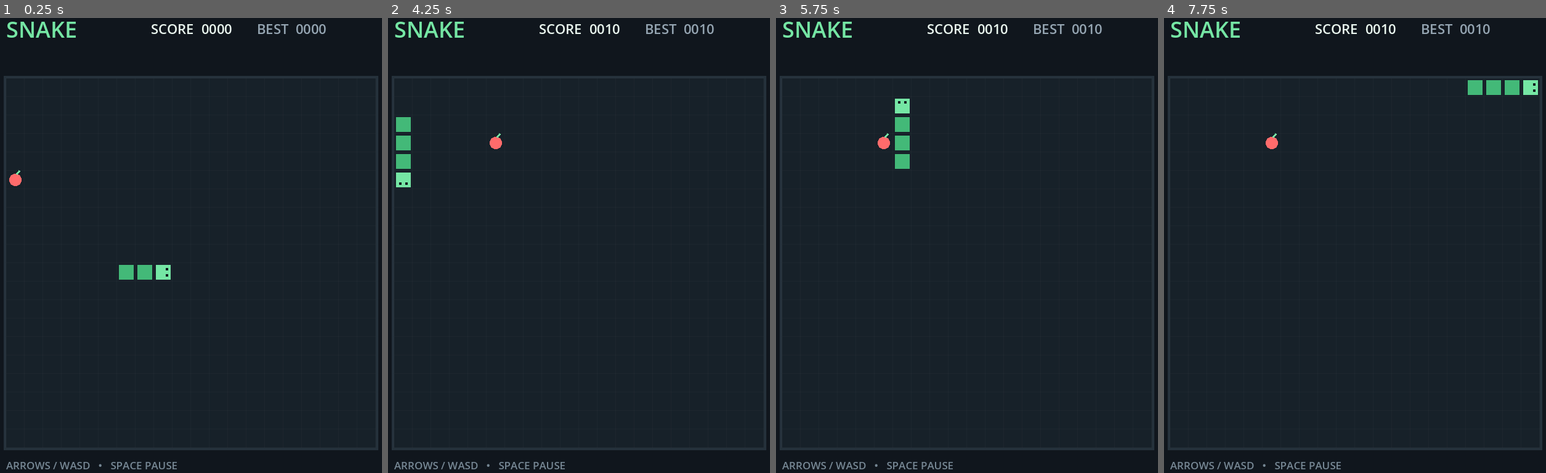
Above: before the commit, frames 1-4 (left to right).
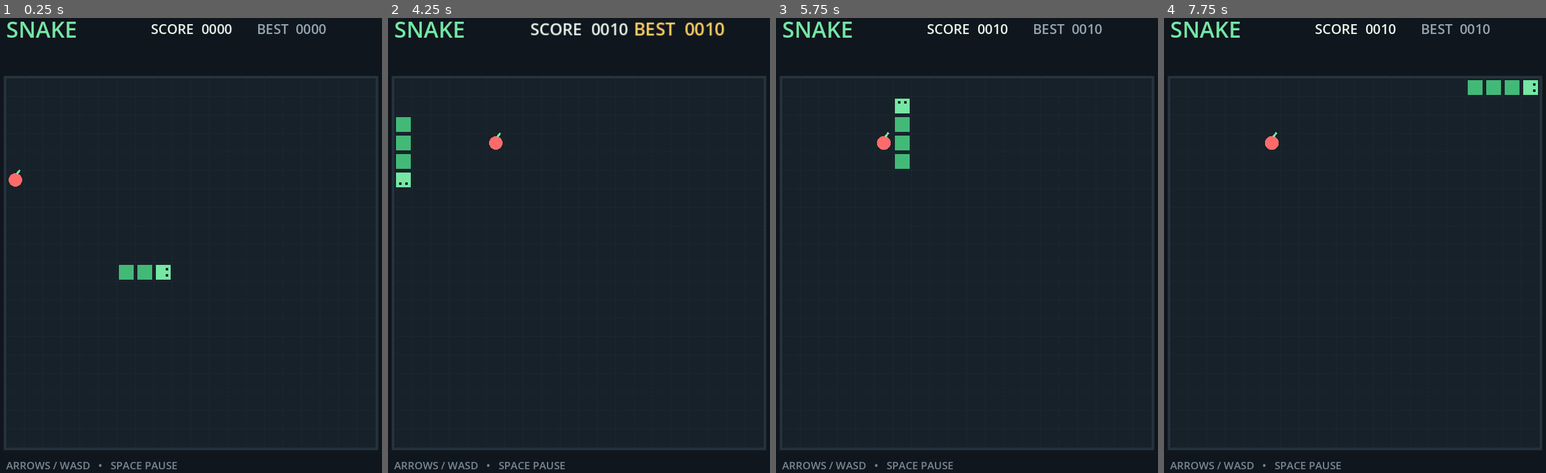
Above: after the commit, the same moments.

Repository: 1iuke/snake
Game: Godot game, scene res://main.tscn
Same seed, same stepped clock (60 frames per second), same inputs: the game is played once before the commit and once after it.
Inputs:
- Up to frame 1 (0.25 s): no input
- Up to frame 2 (4.25 s): tap Enter (restart_game) at 0.5 s; hold W (move_up) 0.53-2.03 s; tap M every 0.75 s from 0.6 to 3.6 s; hold A (move_left) 2.03-3.53 s; hold S (move_down) from 3.53 s (still down)
- Up to frame 3 (5.75 s): release S (move_down) at 4.28 s; hold D (move_right) 4.28-5.03 s; tap M at 4.35, 5.1 s; hold W (move_up) from 5.03 s (still down)
- Up to frame 4 (7.75 s): release W (move_up) at 5.78 s; hold D (move_right) from 5.78 s (still down); tap M at 5.85, 6.6, 7.35 s

The runs differ from the first frame. In frame 1, less than 0.1% of the frame differs, in the area x 2-61%, y 1-38%; in frame 2, 0.9%, in the area x 26-89%, y 0-29%; in frame 3, less than 0.1%; in frame 4, less than 0.1%.

Commit message:
Lesson10: 让游戏对玩家作出回应

Diff:
--- a/food.tscn
+++ b/food.tscn
@@ -2,5 +2,47 @@
 
 [ext_resource type="Script" uid="uid://3mxp20aegpyg" path="res://food.gd" id="1_8txok"]
 
+[sub_resource type="Animation" id="Animation_8txok"]
+length = 0.001
+tracks/0/type = "value"
+tracks/0/imported = false
+tracks/0/enabled = true
+tracks/0/path = NodePath(".:scale")
+tracks/0/interp = 1
+tracks/0/loop_wrap = true
+tracks/0/keys = {
+"times": PackedFloat32Array(0),
+"transitions": PackedFloat32Array(1),
+"update": 0,
+"values": [Vector2(1, 1)]
+}
+
+[sub_resource type="Animation" id="Animation_pohk7"]
+resource_name = "pulse"
+length = 0.9
+loop_mode = 1
+tracks/0/type = "value"
+tracks/0/imported = false
+tracks/0/enabled = true
+tracks/0/path = NodePath(".:scale")
+tracks/0/interp = 1
+tracks/0/loop_wrap = true
+tracks/0/keys = {
+"times": PackedFloat32Array(0, 0.45, 0.9),
+"transitions": PackedFloat32Array(1, 1, 1),
+"update": 0,
+"values": [Vector2(1, 1), Vector2(1.15, 1.15), Vector2(1, 1)]
+}
+
+[sub_resource type="AnimationLibrary" id="AnimationLibrary_q6vj8"]
+_data = {
+&"RESET": SubResource("Animation_8txok"),
+&"pulse": SubResource("Animation_pohk7")
+}
+
 [node name="Food" type="Node2D" unique_id=805697218]
 script = ExtResource("1_8txok")
+
+[node name="AnimationPlayer" type="AnimationPlayer" parent="." unique_id=737517652]
+libraries/ = SubResource("AnimationLibrary_q6vj8")
+autoplay = &"pulse"
--- a/hud.gd
+++ b/hud.gd
@@ -1,10 +1,13 @@
 extends Control
-
 
 @onready var score_label: Label = %ScoreLabel
 @onready var best_label: Label = %BestLabel
+var score_tween: Tween
+const BEST_NORMAL_COLOR := Color("95a5b2")
+const BEST_RECORD_COLOR := Color("ffd166")
 
-
+var displayed_high_score := -1
+var best_tween: Tween
 
 
 func _on_snake_game_score_changed(
@@ -13,3 +16,70 @@
 ) -> void:
 	score_label.text = "SCORE  %04d" % new_score
 	best_label.text = "BEST  %04d" % new_high_score
+
+	var is_initial_update := displayed_high_score < 0
+	var is_new_record := (
+		not is_initial_update
+		and new_high_score > displayed_high_score
+	)
+	displayed_high_score = new_high_score
+
+	animate_score()
+
+	if is_new_record:
+		animate_new_record()
+
+func animate_score() -> void:
+	if score_tween:
+		score_tween.kill()
+
+	score_label.pivot_offset = score_label.size / 2.0
+	score_label.scale = Vector2.ONE
+	score_tween = create_tween()
+	score_tween.tween_property(
+		score_label,
+		"scale",
+		Vector2(1.25, 1.25),
+		0.08
+	).set_trans(Tween.TRANS_BACK).set_ease(Tween.EASE_OUT)
+	score_tween.tween_property(
+		score_label,
+		"scale",
+		Vector2.ONE,
+		0.18
+	).set_trans(Tween.TRANS_SINE).set_ease(Tween.EASE_OUT)
+
+func animate_new_record() -> void:
+	if best_tween:
+		best_tween.kill()
+
+	best_label.pivot_offset = best_label.size / 2.0
+	best_label.scale = Vector2.ONE
+	best_label.add_theme_color_override(
+		"font_color",
+		BEST_RECORD_COLOR
+	)
+
+	best_tween = create_tween()
+	best_tween.tween_property(
+		best_label,
+		"scale",
+		Vector2(1.3, 1.3),
+		0.12
+	).set_trans(Tween.TRANS_BACK).set_ease(Tween.EASE_OUT)
+
+	best_tween.tween_property(
+		best_label,
+		"scale",
+		Vector2.ONE,
+		0.25
+	).set_trans(Tween.TRANS_BOUNCE).set_ease(Tween.EASE_OUT)
+
+	best_tween.tween_interval(0.35)
+	best_tween.tween_callback(
+		func() -> void:
+			best_label.add_theme_color_override(
+				"font_color",
+				BEST_NORMAL_COLOR
+			)
+	)
--- a/hud.tscn
+++ b/hud.tscn
@@ -5,6 +5,7 @@
 [node name="Hud" type="Control" unique_id=1530144216]
 custom_maximum_size = Vector2(0, 0)
 layout_mode = 3
+anchors_preset = 15
 anchor_right = 1.0
 anchor_bottom = 1.0
 grow_horizontal = 2
--- a/main.gd
+++ b/main.gd
@@ -1,5 +1,6 @@
 extends Node2D
 signal score_changed(new_score: int, new_high_score: int)
+@onready var eat_sound: AudioStreamPlayer2D = $EatSound
 
 const COLS := 20
 const ROWS := 20
@@ -112,6 +113,7 @@
 
 	snake.push_front(new_head)
 	if ate_food:
+		eat_sound.play()
 		score += rules.score_per_food
 		high_score = maxi(high_score, score)
 		score_changed.emit(score, high_score)
--- a/main.tscn
+++ b/main.tscn
@@ -3,6 +3,7 @@
 [ext_resource type="Script" uid="uid://dkgqptcou4e1q" path="res://main.gd" id="1"]
 [ext_resource type="PackedScene" uid="uid://ok7xv2xv4a8a" path="res://hud.tscn" id="2_0xm2m"]
 [ext_resource type="Resource" uid="uid://diqxvvtvgvw2p" path="res://default_rules.tres" id="2_h2yge"]
+[ext_resource type="AudioStream" uid="uid://c8clig55lsr4d" path="res://audio/eat.wav" id="4_1bvp3"]
 
 [node name="SnakeGame" type="Node2D" unique_id=2054477713]
 script = ExtResource("1")
@@ -15,5 +16,8 @@
 anchor_bottom = 0.0
 grow_vertical = 1
 
+[node name="EatSound" type="AudioStreamPlayer2D" parent="." unique_id=1829323491]
+stream = ExtResource("4_1bvp3")
+
 [connection signal="score_changed" from="." to="Hud" method="_on_snake_game_score_changed"]
 [connection signal="timeout" from="MoveTimer" to="." method="_on_move_timer_timeout"]
Not shown, added: audio/eat.wav.import
Not shown, changed: RESOURCES.md
Not shown, added: audio/eat.wav
Not shown, added: lessons/0010-animation-and-feedback.html
